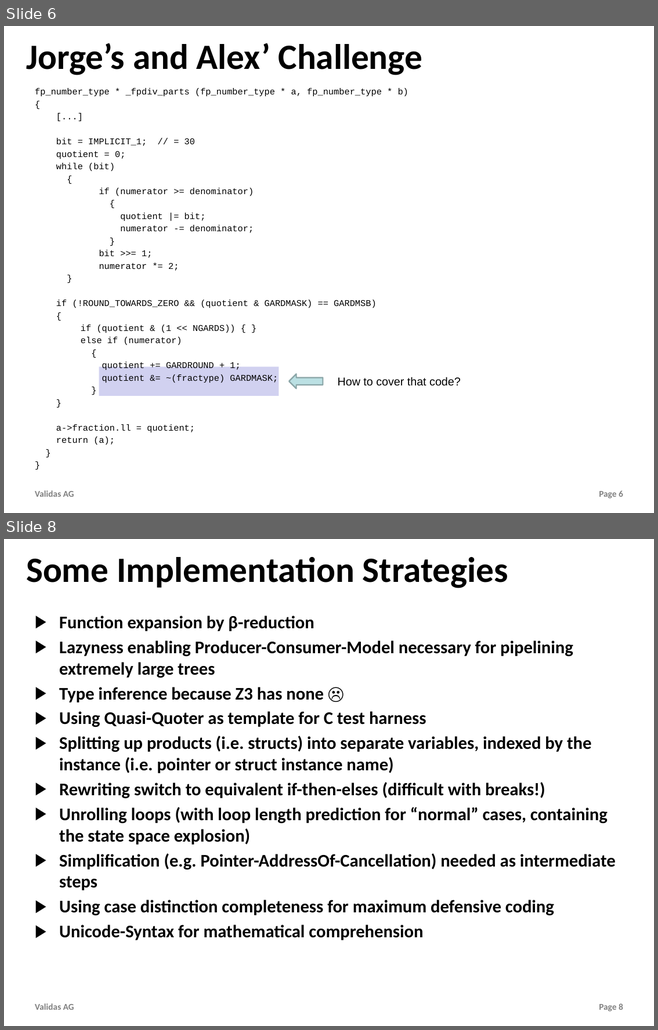
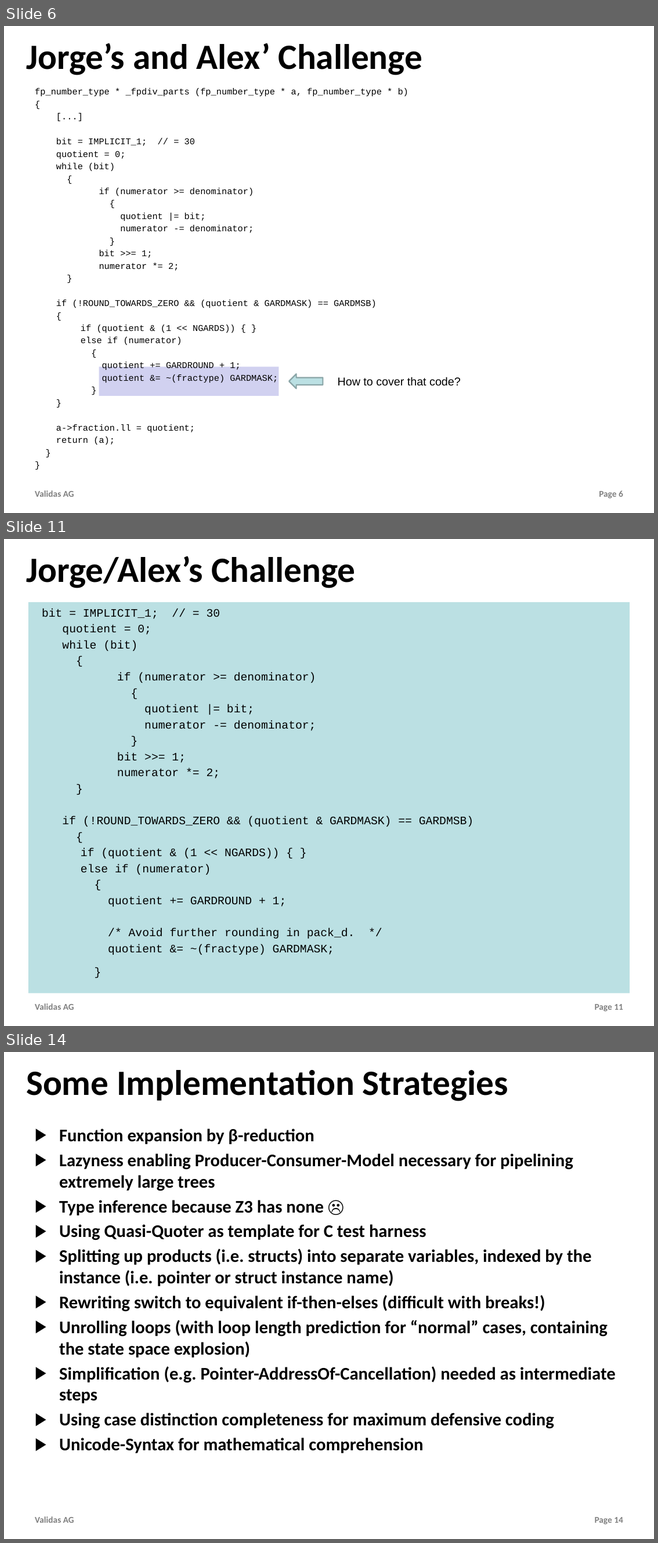
Before and after one commit to theoremprover/tvg, a slide deck: Vortraege/TestVectorGenerator.pptx. Shown one above the other, each under a label of ours: slides 6 and 8 before the commit, slides 6, 11 and 14 after it; the slides between them are not shown. The pictures are 658x1030 and 658x1543 pixels, drawn with LibreOffice and Linux fonts; fonts in the diff are those of the drawing; background and template pictures are left out. Boxes give left, top, right and bottom in pixels: in the first picture for what was removed or moved away, otherwise in the second. Text is boxed around its words. In the diff, an @@ line names an element or a change of style, - is before the commit and + after.

```diff
--- a/Vortraege/TestVectorGenerator.pptx
+++ b/Vortraege/TestVectorGenerator.pptx
@@ slide 11 added at (x1=4, y1=539, x2=654, y2=1026), background #FFFFFF; not listed: 2 template elements that a slide beside it also shows @@
@@ title added at (x1=26, y1=556, x2=355, y2=588), 56 pt, text #000000, bold @@
+Jorge/Alex’s Challenge
@@ rectangle added at (x1=28, y1=602, x2=629, y2=994), fill #BBE0E3, 18 pt, text #000000 @@
+bit = IMPLICIT_1; // = 30
+quotient = 0;
+while (bit)
+{
+if (numerator >= denominator)
+{
+quotient |= bit;
+numerator -= denominator;
+}
+bit >>= 1;
+numerator *= 2;
+}
+if (!ROUND_TOWARDS_ZERO && (quotient & GARDMASK) == GARDMSB)
+{
+if (quotient & (1 << NGARDS)) { }
+else if (numerator)
+{
+quotient += GARDROUND + 1;
+/* Avoid further rounding in pack_d. */
+quotient &= ~(fractype) GARDMASK;
+}
@@ what was slide 8 is now slide 14 @@
@@ page number at (x1=594, y1=1517, x2=623, y2=1525): text changed @@
-Page 8
+Page 14
```
Also in this commit, not shown: 2 slides changed, 6 other slides added, 2 other files.
